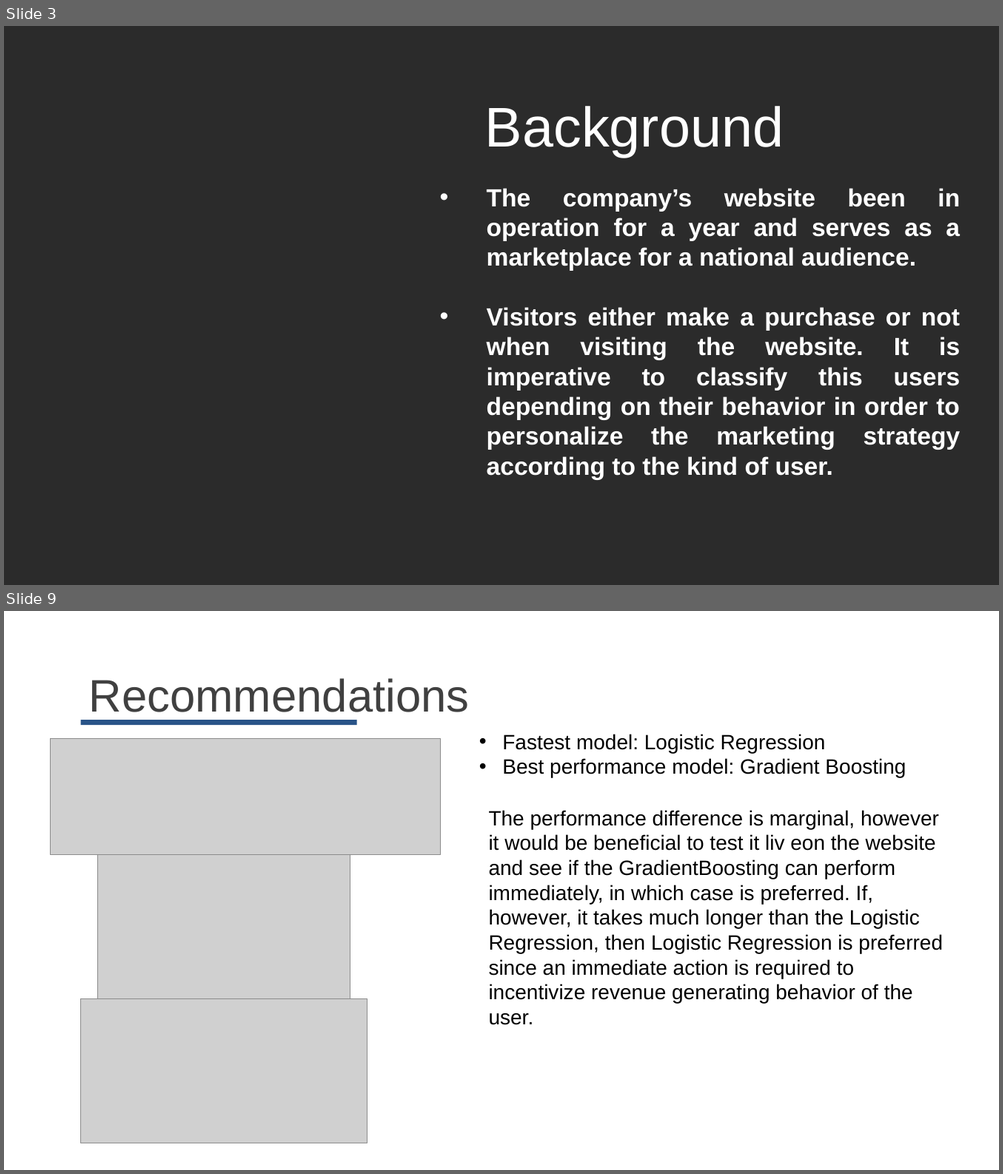
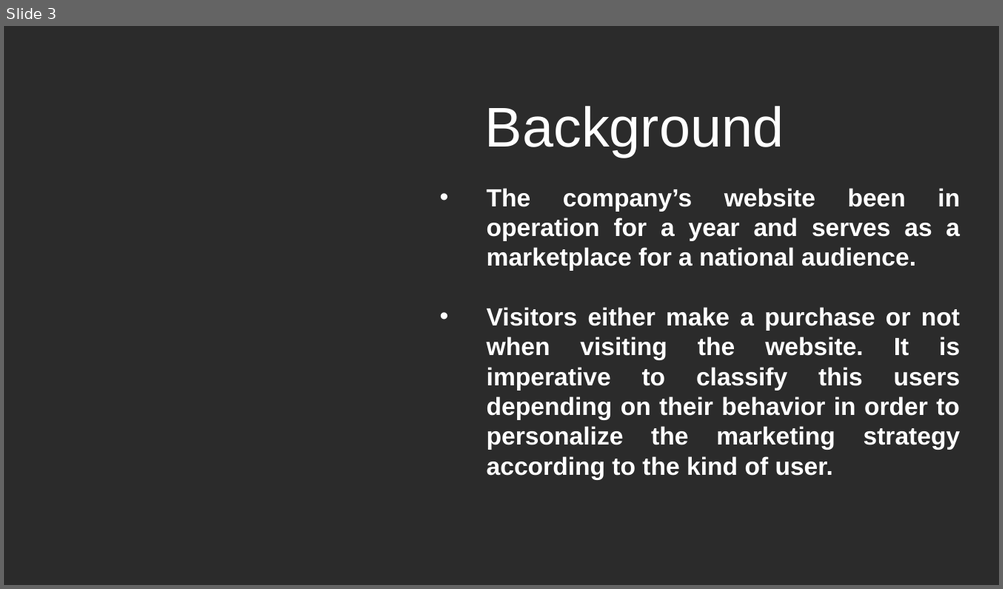
Before and after one commit to a123priya/dsc-mod-5-project-online-ds-pt-021119, a slide deck: presentation.pptx. Shown one above the other, each under a label of ours: slides 3 and 9 before the commit, slide 3 after it; the slides between them are not shown. The pictures are 1003x1174 and 1003x589 pixels, drawn with LibreOffice and Linux fonts; fonts in the diff are those of the drawing; grey boxes stand for pictures; background and template pictures are left out; a plain dark background stands for a picture behind light text. Boxes give left, top, right and bottom in pixels: in the first picture for what was removed or moved away, otherwise in the second. Text is boxed around its words. In the diff, an @@ line names an element or a change of style, - is before the commit and + after.

```diff
--- a/presentation.pptx
+++ b/presentation.pptx
@@ slide 9 removed at (4, 611, 999, 1170), background #FFFFFF @@
@@ text removed at (89, 678, 469, 721) @@
-Recommendations
@@ rectangle removed at (81, 720, 357, 725) @@
@@ picture removed at (51, 738, 441, 855) @@
@@ text removed at (502, 734, 905, 777) @@
-• Fastest model: Logistic Regression
-• Best performance model: Gradient Boosting
@@ text removed at (489, 810, 942, 1025) @@
-The performance difference is marginal, however it would be beneficial to test it liv eon the website and see if the GradientBoosting can perform immediately, in which case is preferred. If, however, it takes much longer than the Logistic Regression, then Logistic Regression is preferred since an immediate action is required to incentivize revenue generating behavior of the user.
@@ picture removed at (97, 854, 350, 999) @@
@@ picture removed at (81, 999, 367, 1143) @@
```
Also in this commit, not shown: 4 slides changed, 6 slides added, 4 other slides removed, 4 other files.
